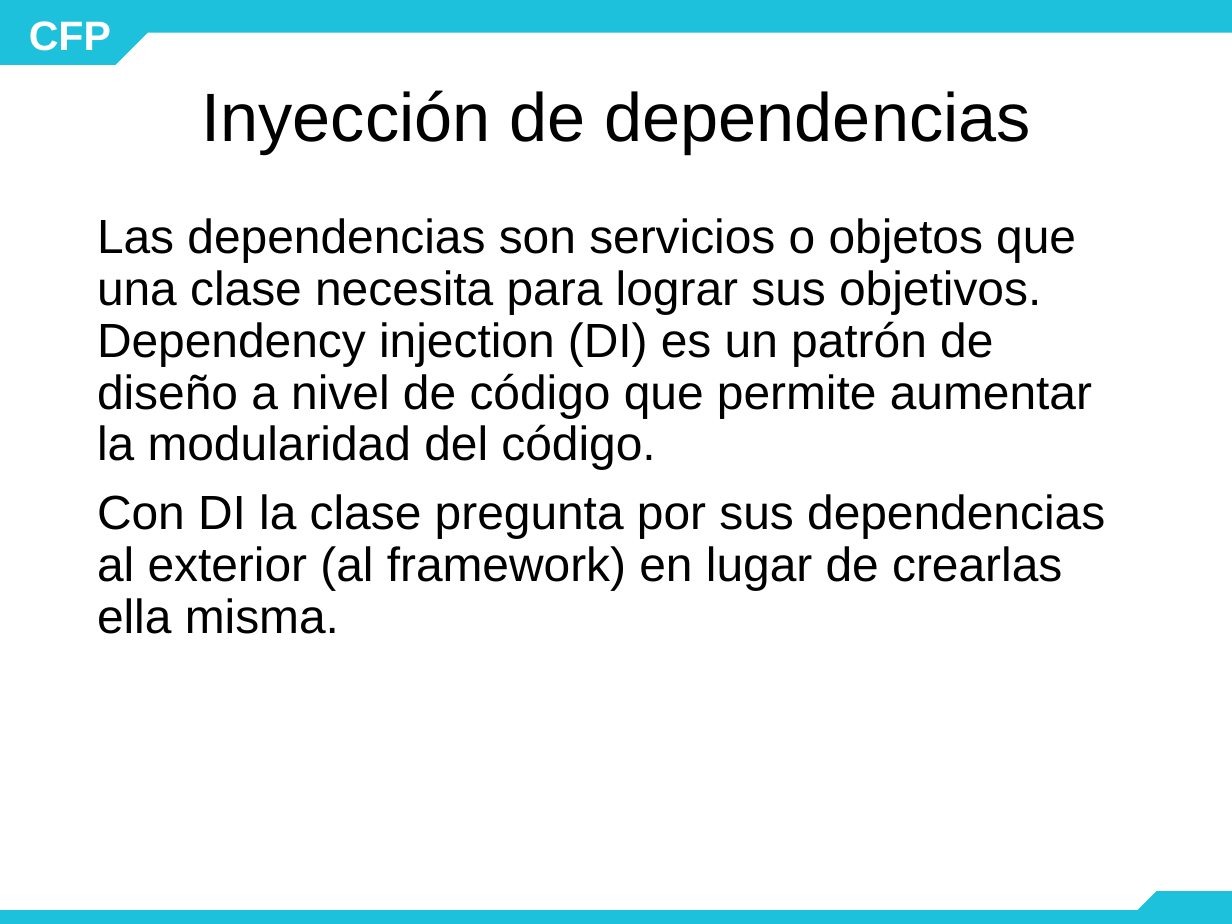
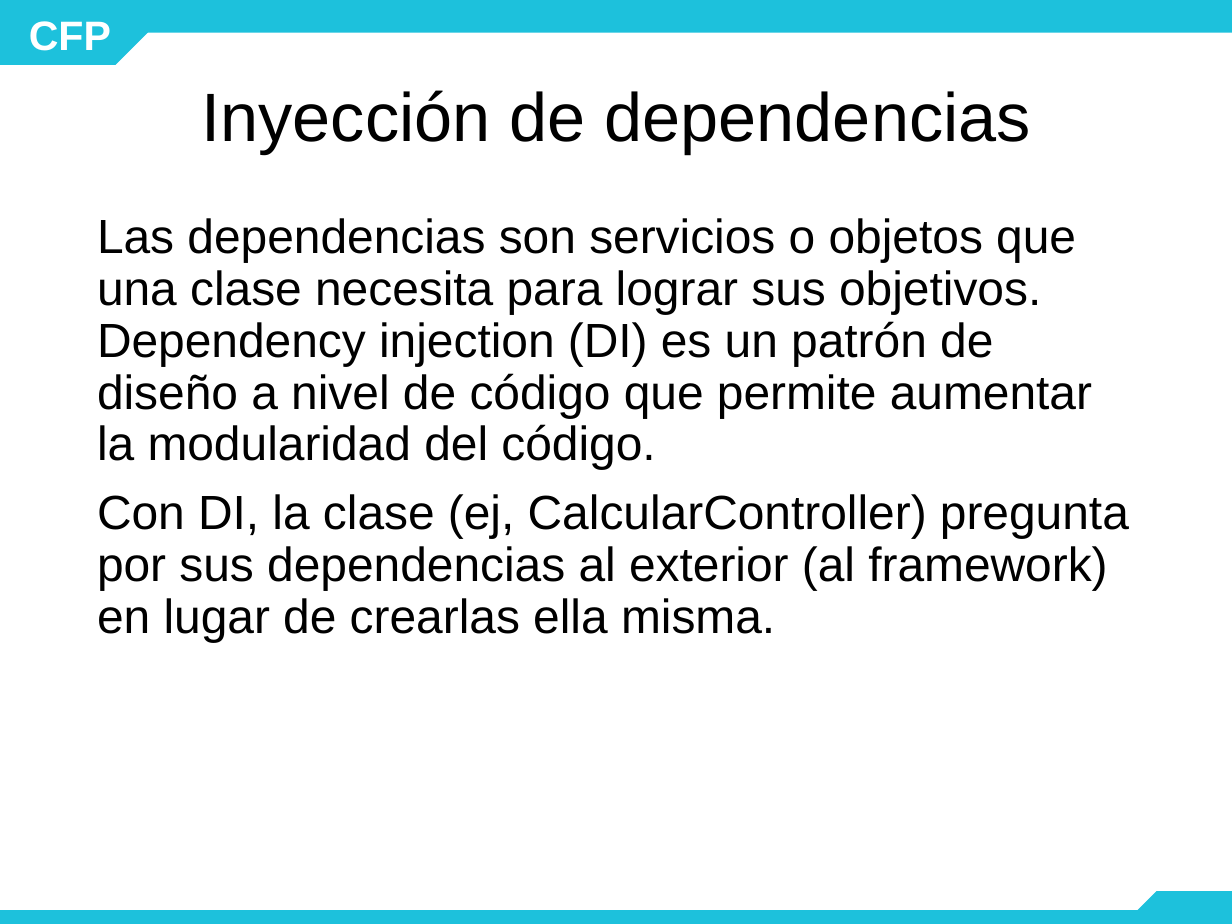
Before and after one commit to mariela21180/concesionaria, a slide deck: slide 15 of modulo4/4.3.1/- Teoria/03.1 MVC - Router y GET de API REST.pptx. Drawn at 1232x924 pixels with LibreOffice and Linux fonts; fonts in the diff are those of the drawing; background and template pictures are left out. Boxes give left, top, right and bottom in pixels: in the first picture for what was removed or moved away, otherwise in the second. Text is boxed around its words. In the diff, an @@ line names an element or a change of style, - is before the commit and + after.

```diff
--- a/modulo4/4.3.1/- Teoria/03.1 MVC - Router y GET de API REST.pptx
+++ b/modulo4/4.3.1/- Teoria/03.1 MVC - Router y GET de API REST.pptx
@@ text at (x1=97, y1=494, x2=1129, y2=642): text changed @@
-Con DI la clase pregunta por sus dependencias al exterior (al framework) en lugar de crearlas ella misma.
+Con DI, la clase (ej, CalcularController) pregunta por sus dependencias al exterior (al framework) en lugar de crearlas ella misma.
```
Also in this commit, not shown: 8 other slides changed, 3 slides added, 1 other file.
